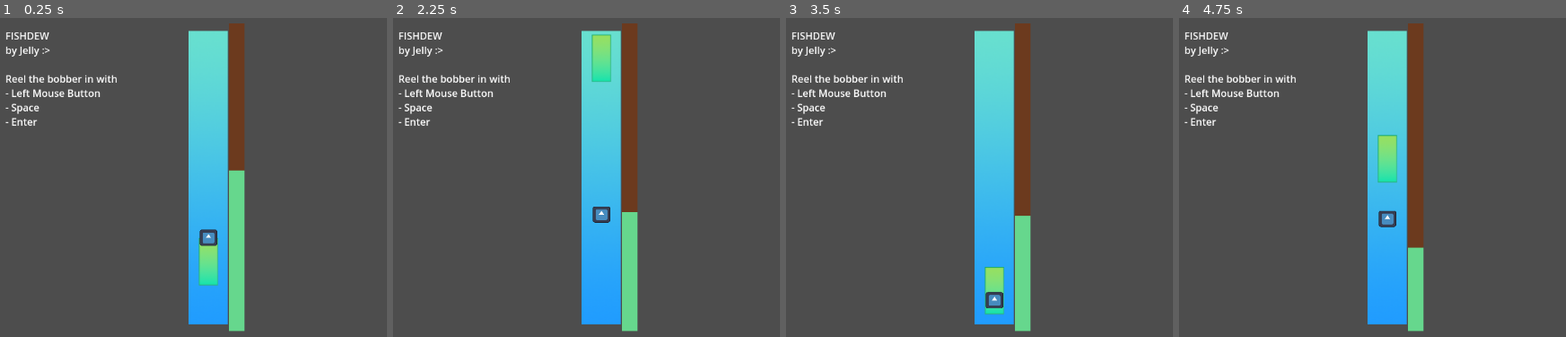
Above: before the commit, frames 1-4 (left to right).
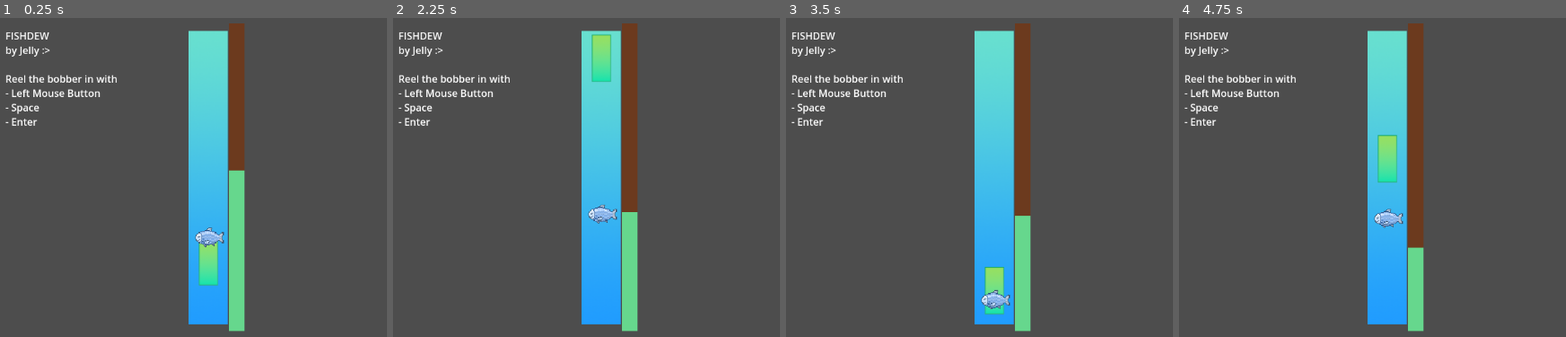
Above: after the commit, the same moments.

Repository: Anjellyrika/fishdew
Game: Godot game, scene res://src/main_level.tscn
Two runs of this game, one before a commit and one after it. Both use one fixed random seed, a clock stepped at 60 frames per second and the inputs below. The engine's default icon, where the game draws it, is replaced by a stand-in: a white triangle on a blue panel in a dark square.
Inputs (mouse positions are in pixels of both pictures, inside the frame that each line leads up to):
- Up to frame 1 (0.25 s): no input
- Up to frame 2 (2.25 s): tap Enter at 0.5, 0.6, 2.1 s; move the mouse to (760, 37) at 0.52 s; hold Space (up) 0.53-2.03 s; click (760, 37) at 0.67 s; move the mouse to (451, 203) at 1.27 s; tap F at 1.35 s; move the mouse to (667, 94) at 2.02 s
- Up to frame 3 (3.5 s): move the mouse to (952, 263) at 2.77 s; hold Space (up) from 2.78 s (still down); tap F at 2.85 s; click (952, 263) at 2.92 s
- Up to frame 4 (4.75 s): move the mouse to (outside the picture) at 3.52 s; tap Enter at 3.6 s; move the mouse to (outside the picture) at 4.27 s; release Space (up) at 4.28 s; tap F at 4.35 s; tap Space (up) at 4.52 s

The runs differ from the first frame. In frame 1, 0.3% of the frame differs, in the area x 50-59%, y 65-72%; in frame 2, 0.3%; in frame 3, 0.3%; in frame 4, 0.3%.

Commit message:
feat: add fish sprite

Diff:
--- a/src/fish.tscn
+++ b/src/fish.tscn
@@ -1,8 +1,8 @@
 [gd_scene load_steps=5 format=3 uid="uid://sywnhmj87o7k"]
 
 [ext_resource type="Script" path="res://src/fish.gd" id="1_5cr0a"]
-[ext_resource type="Texture2D" uid="uid://dvfwqq8liw4b" path="res://assets/icon.svg" id="1_jkrhk"]
 [ext_resource type="Script" path="res://src/FishStateLabel.gd" id="2_8ax2u"]
+[ext_resource type="Texture2D" uid="uid://bq8v13cudgyag" path="res://assets/Fish.png" id="2_pqlhc"]
 
 [sub_resource type="CapsuleShape2D" id="CapsuleShape2D_nt8mh"]
 radius = 13.0
@@ -12,9 +12,10 @@
 script = ExtResource("1_5cr0a")
 
 [node name="Icon" type="Sprite2D" parent="."]
-position = Vector2(0.125, -3.57628e-07)
-scale = Vector2(0.216797, 0.203125)
-texture = ExtResource("1_jkrhk")
+texture_filter = 1
+position = Vector2(2, 0)
+scale = Vector2(0.0821006, 0.0769231)
+texture = ExtResource("2_pqlhc")
 
 [node name="CollisionShape2D" type="CollisionShape2D" parent="."]
 rotation = 1.5708
--- a/src/main_level.tscn
+++ b/src/main_level.tscn
@@ -37,7 +37,7 @@
 position = Vector2(587, 418)
 
 [node name="Fish" parent="." instance=ExtResource("4_7j1v3")]
-position = Vector2(587, 412)
+position = Vector2(586, 412)
 speed_bounds = [8, 25]
 
 [node name="ChestSpawner" parent="." instance=ExtResource("4_m0004")]
Binary file added: assets/Fish.png
Not shown, added: assets/Fish.png.import
